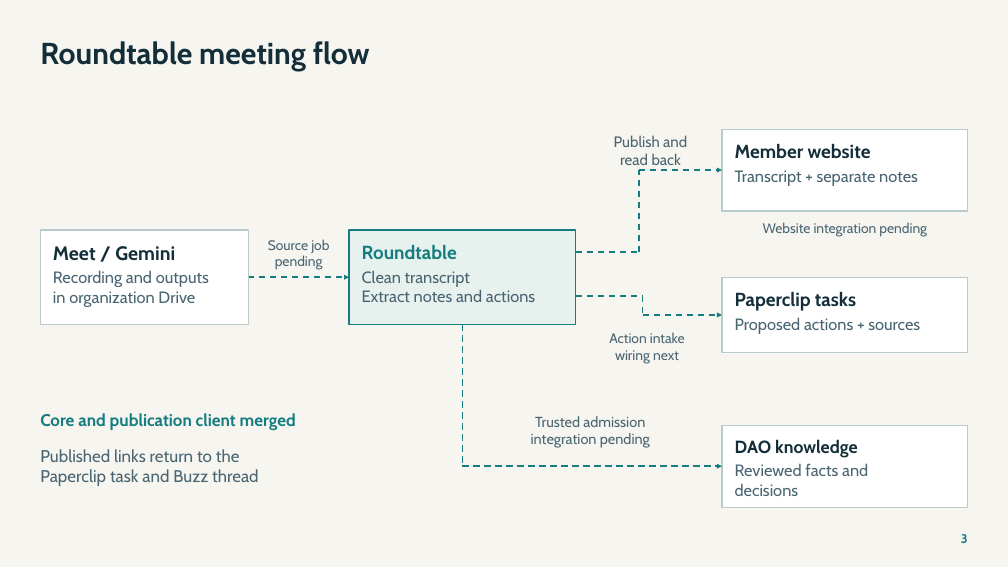
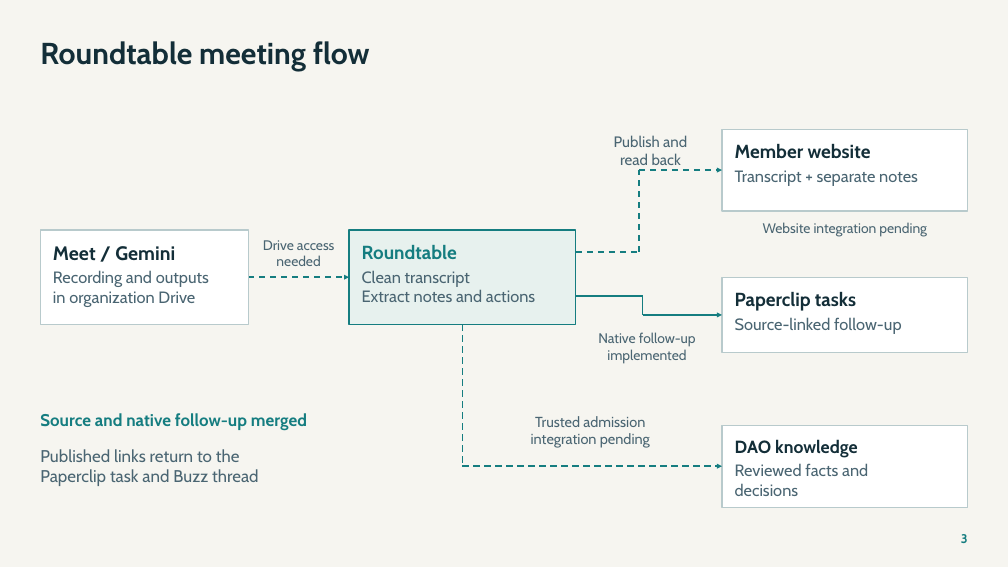
Before and after one commit to NetRxn/Inertia, a slide deck: slide 3 of Inertia-Architecture.pptx. Drawn at 1008x567 pixels with LibreOffice and Linux fonts; fonts in the diff are those of the drawing. Boxes give left, top, right and bottom in pixels: in the first picture for what was removed or moved away, otherwise in the second. Text is boxed around its words. In the diff, an @@ line names an element or a change of style, - is before the commit and + after.

```diff
--- a/Inertia-Architecture.pptx
+++ b/Inertia-Architecture.pptx
@@ text at [263,240,335,266]: text changed @@
-Source job
-pending
+Drive access
+needed
@@ line (576, 296) - (642, 296): stroke #157D80 1.88 pt dashed to #157D80 1.88 pt @@
@@ line (642, 296) - (642, 315): stroke #157D80 1.88 pt dashed to #157D80 1.88 pt @@
@@ arrow (642, 315) - (722, 315): stroke #157D80 1.88 pt dashed to #157D80 1.88 pt @@
@@ text at [735,317,901,334]: text changed @@
-Proposed actions + sources
+Source-linked follow-up
@@ text at [598,332,696,364]: text changed @@
-Action intake
-wiring next
+Native follow-up
+implemented
@@ text at [40,413,307,431]: text changed @@
-Core and publication client merged
+Source and native follow-up merged
```
Also in this commit, not shown: 3 other slides changed, 24 other files.
